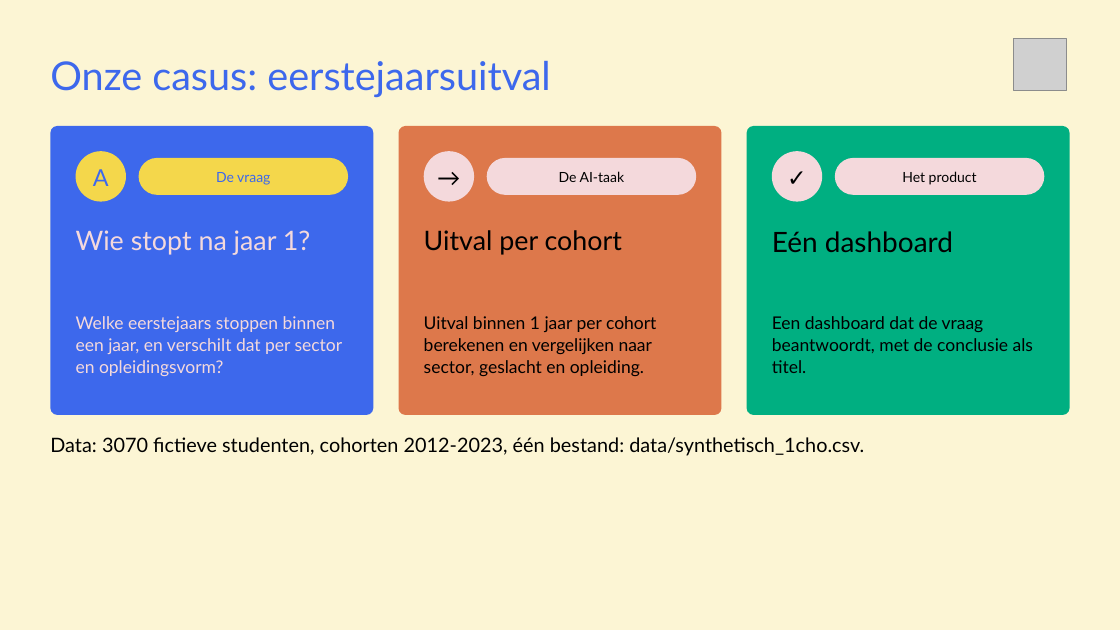
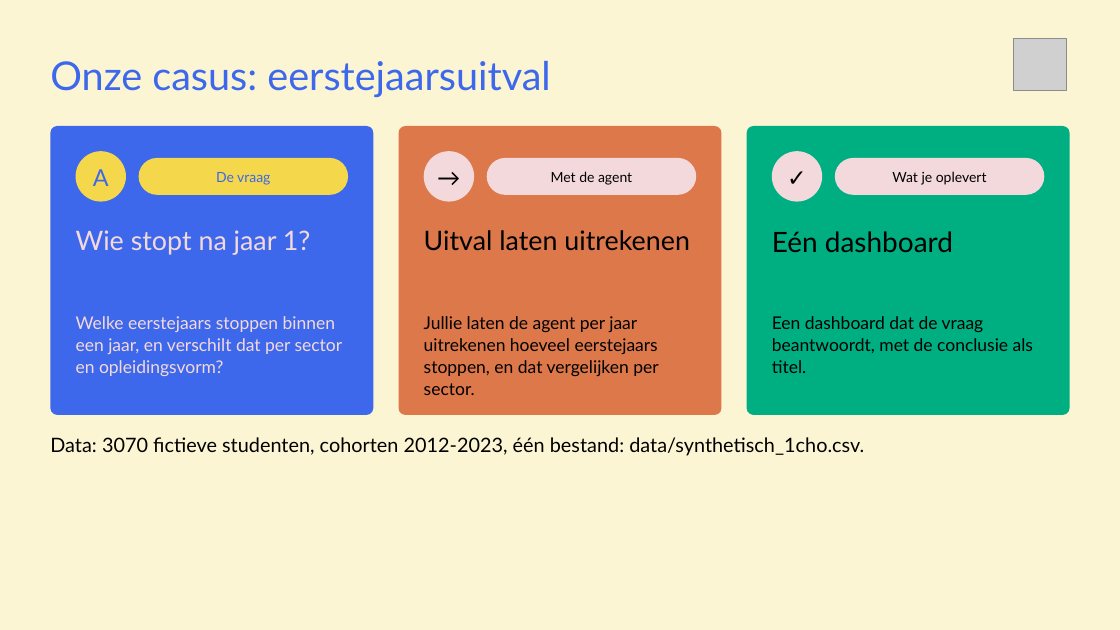
Before and after one commit to cedanl/clidev-presentaties, a slide deck: slide 6 of workshop-rad/exports/261005_workshop_rad_uitvoering.pptx. Drawn at 1120x630 pixels with LibreOffice and Linux fonts; fonts in the diff are those of the drawing; grey boxes stand for pictures. Boxes give left, top, right and bottom in pixels: in the first picture for what was removed or moved away, otherwise in the second. Text is boxed around its words. In the diff, an @@ line names an element or a change of style, - is before the commit and + after.

```diff
--- a/workshop-rad/exports/261005_workshop_rad_uitvoering.pptx
+++ b/workshop-rad/exports/261005_workshop_rad_uitvoering.pptx
@@ text at <box>551,171,632,185</box>: text changed @@
-De AI-taak
+Met de agent
@@ text at <box>892,171,987,185</box>: text changed @@
-Het product
+Wat je oplevert
@@ text at <box>424,230,690,251</box>: text changed @@
-Uitval per cohort
+Uitval laten uitrekenen
@@ text at <box>424,316,658,395</box>: text changed @@
-Uitval binnen 1 jaar per cohort berekenen en vergelijken naar sector, geslacht en opleiding.
+Jullie laten de agent per jaar uitrekenen hoeveel eerstejaars stoppen, en dat vergelijken per sector.
```
Also in this commit, not shown: 4 other slides changed, 1 slide added, 1 slide removed, 4 other files.
